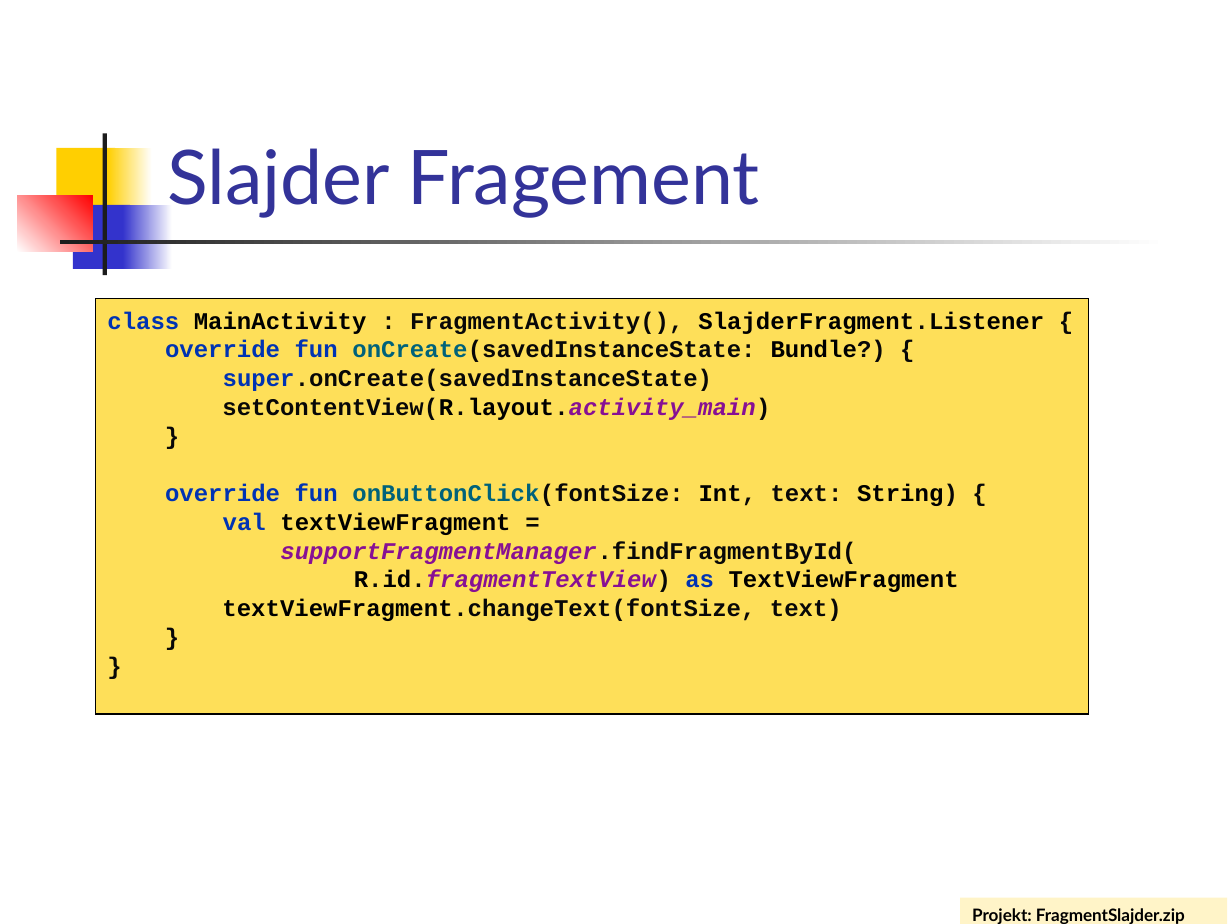
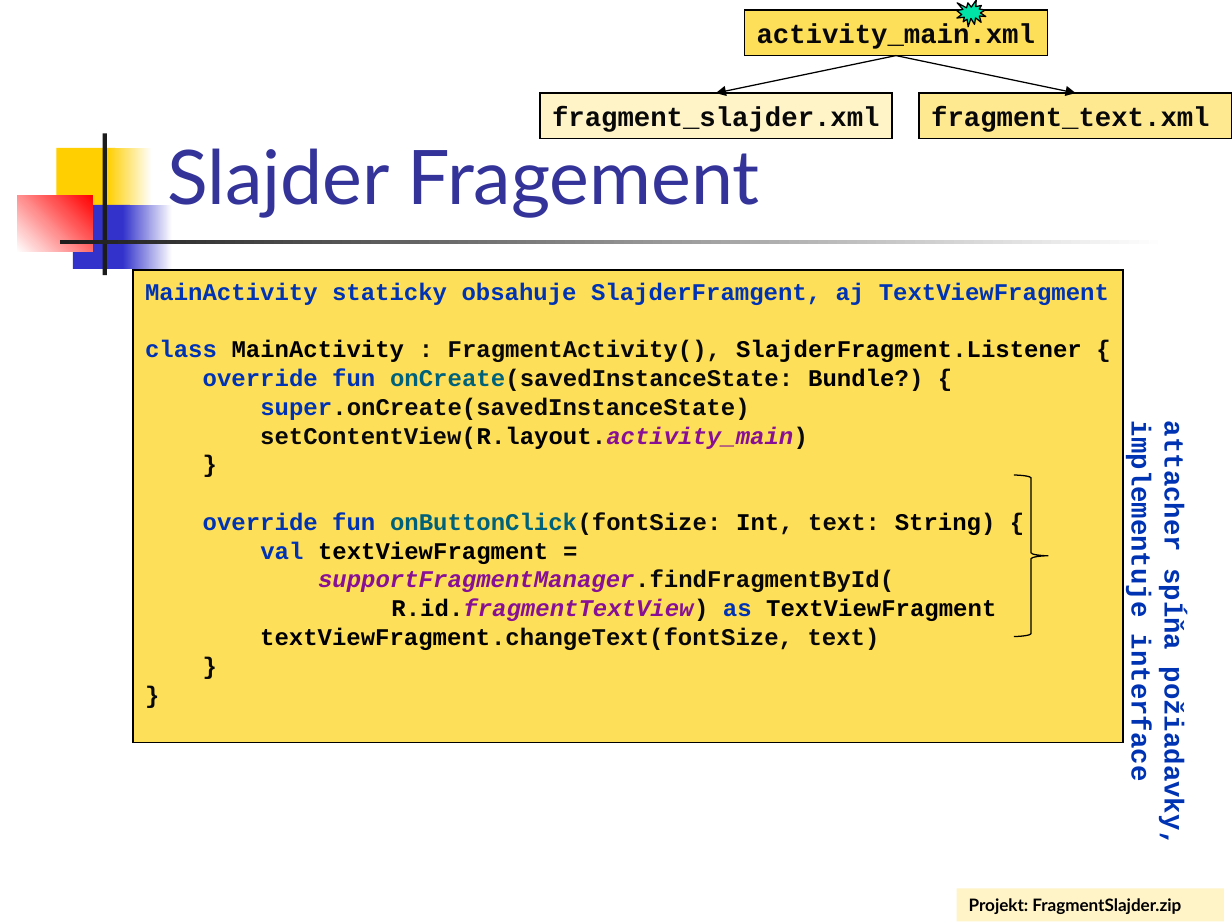
Before and after one commit to vmandro/Prednasky, a slide deck: slide 20 of 06/06_Android.ppt. Drawn at 1232x924 pixels with LibreOffice and Linux fonts; fonts in the diff are those of the drawing. Boxes give left, top, right and bottom in pixels: in the first picture for what was removed or moved away, otherwise in the second. Text is boxed around its words. In the diff, an @@ line names an element or a change of style, - is before the commit and + after.

```diff
--- a/06/06_Android.ppt
+++ b/06/06_Android.ppt
@@ rectangle added at <box>744,10,1047,55</box>, fill #FEDF59, outline #000000 0.74 pt, 16 pt, text #080808, bold @@
+activity_main.xml
@@ irregular seal added at <box>957,0,987,27</box>, fill #00E4A8, outline #000000 0.74 pt @@
@@ arrow added from (896, 55) to (716, 94), #000000 0.74 pt @@
@@ arrow added from (896, 55) to (1076, 94), #000000 0.74 pt @@
@@ rectangle added at <box>540,94,892,139</box>, fill #FFF4C8, outline #000000 0.74 pt, 16 pt, text #080808, bold @@
+fragment_slajder.xml
@@ rectangle added at <box>919,94,1232,139</box>, fill #FFE990, outline #000000 0.74 pt, 16 pt, text #080808, bold @@
+fragment_text.xml
@@ rectangle "MainActivity staticky obsahuje SlajderFramgent, aj ...": place and size @@
-rectangle "MainActivity staticky obsahuje SlajderFramgent, aj ..." at <box>95,299,1088,715</box>
+rectangle "MainActivity staticky obsahuje SlajderFramgent, aj ..." at <box>133,270,1124,743</box>
@@ text in rectangle at <box>145,282,1109,305</box>: paragraph added @@
+MainActivity staticky obsahuje SlajderFramgent, aj TextViewFragment
@@ text added at <box>1123,434,1187,840</box>, 16 pt, text #0033B3, bold @@
+attacher spĺňa požiadavky,
+implementuje interface
@@ freeform shape added at <box>1014,476,1048,637</box>, outline #000000 0.74 pt @@
@@ rectangle "Projekt: FragmentSlajder.zip": place and size @@
-rectangle "Projekt: FragmentSlajder.zip" at <box>960,898,1227,924</box>
+rectangle "Projekt: FragmentSlajder.zip" at <box>956,888,1223,922</box>
```
Also in this commit, not shown: 39 other slides changed, 1 slide added, 1 slide removed, 2 other files.
